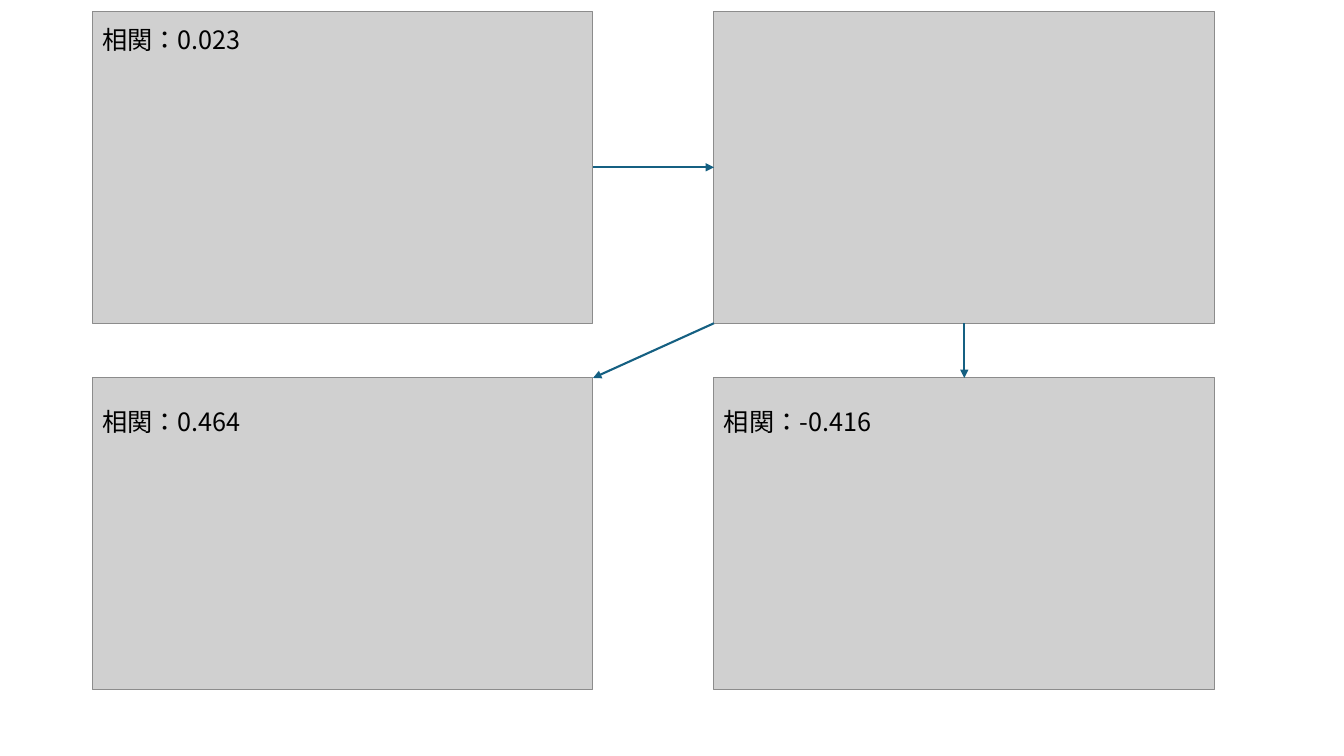
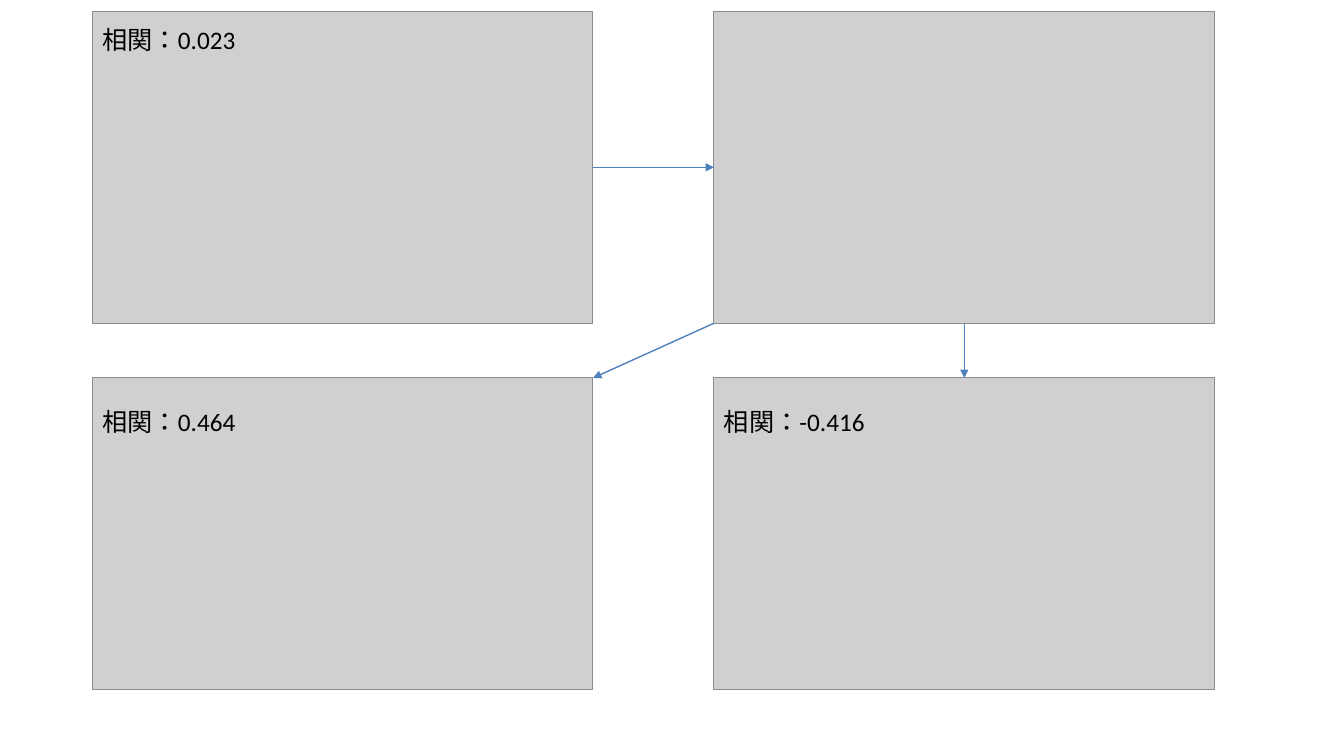
Before and after one commit to b-fujino/RLessonText, a slide deck: slide 18 of Img/AnovaModeling.pptx (slide 17 before the commit). Drawn at 1344x756 pixels with LibreOffice and Linux fonts; fonts in the diff are those of the drawing; grey boxes stand for pictures. Boxes give left, top, right and bottom in pixels: in the first picture for what was removed or moved away, otherwise in the second. Text is boxed around its words. In the diff, an @@ line names an element or a change of style, - is before the commit and + after.

```diff
--- a/Img/AnovaModeling.pptx
+++ b/Img/AnovaModeling.pptx
@@ arrow (593, 167) - (714, 167): stroke #156082 1.5 pt to #4F81BD 1 pt @@
@@ arrow (714, 324) - (593, 378): stroke #156082 1.5 pt to #4F81BD 1 pt @@
@@ arrow (965, 324) - (965, 378): stroke #156082 1.5 pt to #4F81BD 1 pt @@
@@ font Noto Sans CJK JP to Calibri in 3 elements at [102,28,235,51], [102,410,235,433], [724,410,865,433] @@
```
Also in this commit, not shown: 14 other slides changed, 1 slide added, 7 other files.
